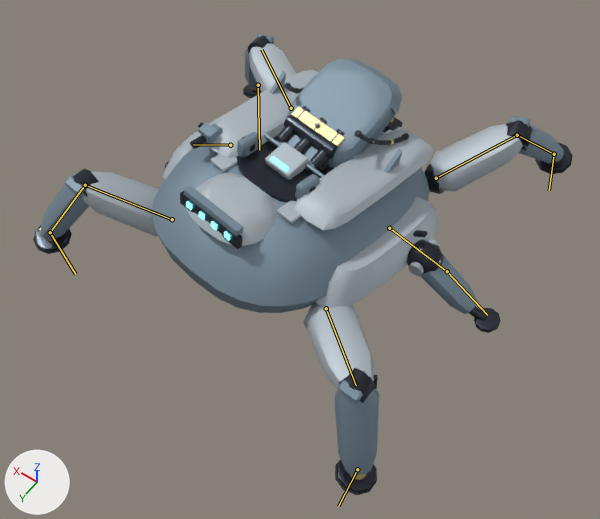
Before and after pictures for a commit that changed the FBX model unity/RogueCommandAssetAuthoring/Assets/RogueCommandExpansionSample/Models/ArachnidHexapod.fbx.
Both versions are drawn from a 50 mm camera at (-3.87, 5.57, 8.19) aimed at (-0.3, 0.57, 0.33). The axes (+X, +Y, +Z) are drawn at lower left. The lights are the same throughout. The first picture is the older version. Both versions are drawn at frame 22 of the action 'ArachnidHexapod_Armature|ArachnidHexapod_Action_Death'; the numbers are the values there. The bones that change are drawn over the model as lines.

Objects in the first picture: 'ArachnidHexapod_Batch_Gunmetal', 'ArachnidHexapod_Batch_LightArmor', 'ArachnidHexapod_Batch_PrimaryArmor', 'ArachnidHexapod_Batch_Tread', 'ArachnidHexapod_Batch_Warning', 'ArachnidHexapod_Batch_WheelRim' and 1 more.
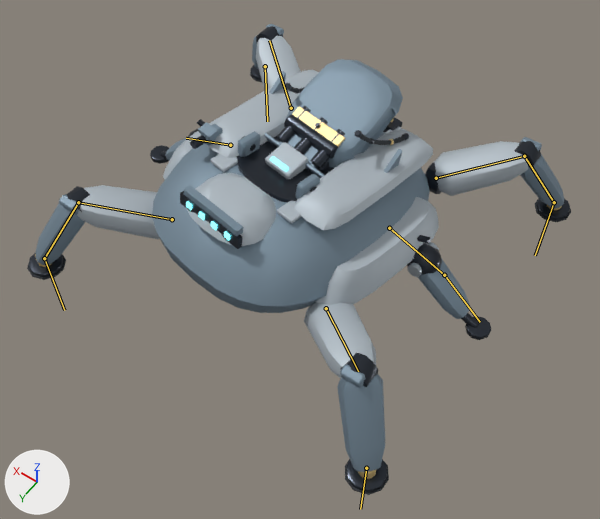
What the commit changed:
Bone 'Bone_Thigh_FL' (bone_bone_thigh_fl) turns from (-10, 0, 0) to (0, 0, 0) degrees about its own x, y and z.
Bone 'Bone_Foot_FL' (bone_bone_foot_fl) turns from (10, 0, 0) to (0, 0, 0) degrees about its own x, y and z.
Bone 'Bone_Thigh_FR' (bone_bone_thigh_fr) turns from (15, 0, 0) to (0, 0, 0) degrees about its own x, y and z.
Bone 'Bone_Shin_FR' (bone_bone_shin_fr) turns from (-15, 0, 0) to (0, 0, 0) degrees about its own x, y and z.
Bone 'Bone_Foot_FR' (bone_bone_foot_fr) moves from (0.0, 0.0, 0.01) to (0.0, 0.0, 0.0).
Bone 'Bone_Foot_FR' (bone_bone_foot_fr) turns from (-6, 0, 0) to (0, 0, 0) degrees about its own x, y and z.
Bone 'Bone_Thigh_RL' (bone_bone_thigh_rl) turns from (15, 0, 0) to (0, 0, 0) degrees about its own x, y and z.
Bone 'Bone_Shin_RL' (bone_bone_shin_rl) turns from (-15, 0, 0) to (0, 0, 0) degrees about its own x, y and z.
Bone 'Bone_Foot_RL' (bone_bone_foot_rl) moves from (0.0, 0.0, 0.01) to (0.0, 0.0, 0.0).
Bone 'Bone_Foot_RL' (bone_bone_foot_rl) turns from (-6, 0, 0) to (0, 0, 0) degrees about its own x, y and z.
Bone 'Bone_Thigh_RR' (bone_bone_thigh_rr) turns from (-10, 0, 0) to (0, 0, 0) degrees about its own x, y and z.
Bone 'Bone_Foot_RR' (bone_bone_foot_rr) turns from (10, 0, 0) to (0, 0, 0) degrees about its own x, y and z.
Bone 'Bone_Thigh_ML' (bone_bone_thigh_ml) turns from (15, 0, 0) to (0, 0, 0) degrees about its own x, y and z.
Bone 'Bone_Shin_ML' (bone_bone_shin_ml) turns from (-15, 0, 0) to (0, 0, 0) degrees about its own x, y and z.
Bone 'Bone_Thigh_MR' (bone_bone_thigh_mr) turns from (-10, 0, 0) to (0, 0, 0) degrees about its own x, y and z.

Location of each change, [x1, y1, x2, y2] in pixels of the pictures (600 x 519 px):
'ArachnidHexapod_Batch_PrimaryArmor', posed: before [40, 34, 564, 475]; after [36, 24, 564, 472]
'ArachnidHexapod_Batch_LightArmor', posed: before [83, 43, 523, 389]; after [77, 36, 528, 378]
'ArachnidHexapod_Batch_Gunmetal', posed: before [34, 36, 571, 493]; after [28, 26, 571, 492]
'ArachnidHexapod_Batch_Tread', posed: before [33, 87, 573, 495]; after [27, 69, 571, 495]
'ArachnidHexapod_Batch_Warning', posed (mostly hidden): before [40, 88, 558, 480]; after [35, 106, 562, 479]
'ArachnidHexapod_Batch_WheelRim', posed (mostly hidden): before [385, 126, 439, 276]; after [385, 126, 439, 277]
bone 'Bone_Thigh_FL', root to tip: before (326, 308) to (356, 385); after (326, 308) to (358, 371)
bone 'Bone_Foot_FL', root to tip: before (357, 469) to (338, 506); after (366, 468) to (360, 509)
bone 'Bone_Thigh_FR', root to tip: before (172, 219) to (85, 185); after (172, 219) to (78, 202)
bone 'Bone_Shin_FR', root to tip: before (85, 185) to (50, 232); after (78, 202) to (44, 258)
bone 'Bone_Foot_FR', root to tip: before (50, 232) to (75, 274); after (44, 258) to (64, 310)
bone 'Bone_Thigh_RL', root to tip: before (436, 178) to (517, 135); after (436, 178) to (524, 156)
bone 'Bone_Shin_RL', root to tip: before (517, 135) to (554, 154); after (524, 156) to (554, 202)
bone 'Bone_Foot_RL', root to tip: before (554, 154) to (549, 190); after (554, 202) to (535, 255)
bone 'Bone_Thigh_RR', root to tip: before (291, 108) to (261, 49); after (291, 108) to (269, 40)
bone 'Bone_Foot_RR', root to tip: before (258, 85) to (259, 150); after (265, 66) to (267, 121)
bone 'Bone_Thigh_ML', root to tip: before (389, 228) to (447, 271); after (389, 228) to (444, 275)
bone 'Bone_Shin_ML', root to tip: before (447, 271) to (487, 315); after (444, 275) to (480, 322)
bone 'Bone_Thigh_MR', root to tip: before (230, 145) to (193, 144); after (230, 145) to (186, 138)
